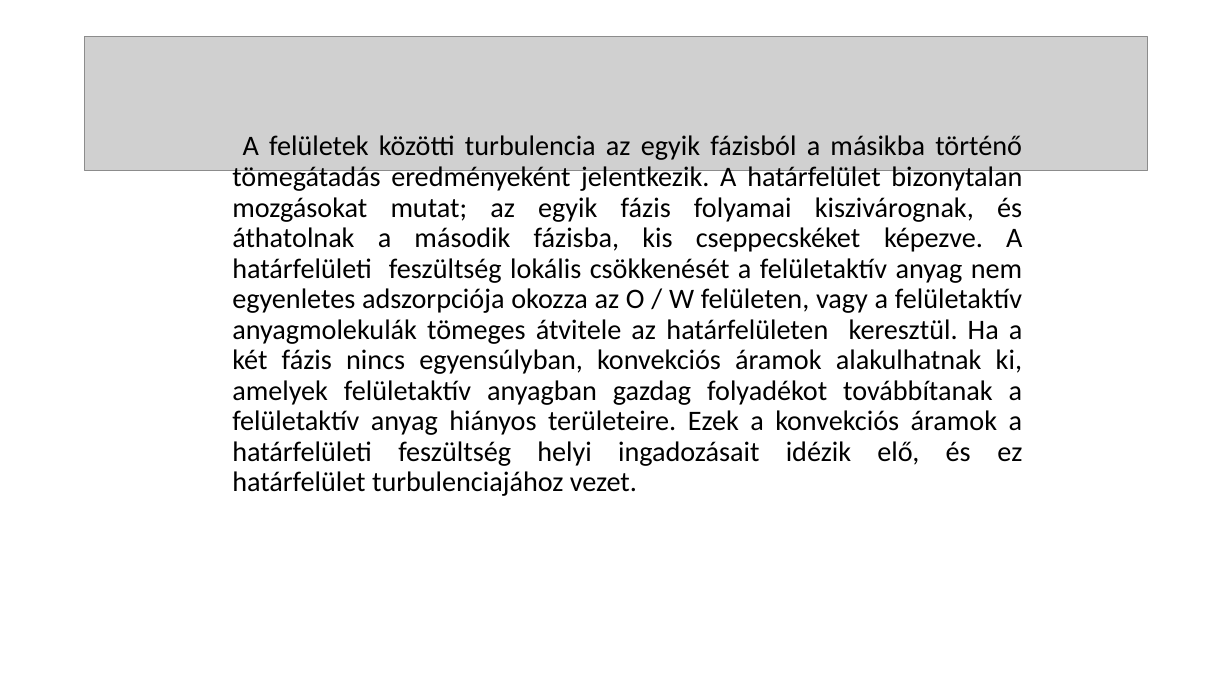
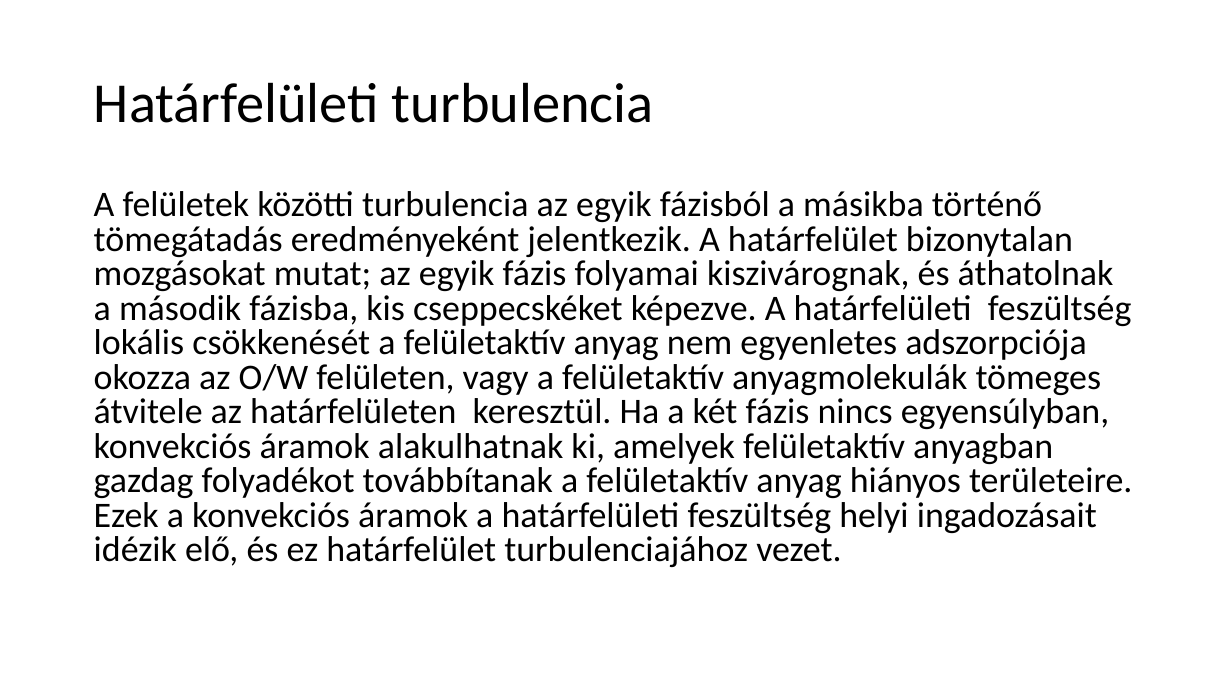
Before and after one commit to LilianaBohus/chemistry-presenations, a slide deck: slide 39 of oil-based-suspensions.ppt (slide 40 before the commit). Drawn at 1232x693 pixels with LibreOffice and Linux fonts; fonts in the diff are those of the drawing; grey boxes stand for pictures. Boxes give left, top, right and bottom in pixels: in the first picture for what was removed or moved away, otherwise in the second. Text is boxed around its words. In the diff, an @@ line names an element or a change of style, - is before the commit and + after.

```diff
--- a/oil-based-suspensions.ppt
+++ b/oil-based-suspensions.ppt
@@ picture removed at <box>85,37,1147,171</box> @@
@@ title added at <box>94,82,654,123</box>, 44 pt, text #000000 @@
+Határfelületi turbulencia
@@ text at <box>94,191,1132,567</box>: text changed; size 22 to 28 pt @@
-A felületek közötti turbulencia az egyik fázisból a másikba történő tömegátadás eredményeként jelentkezik. A határfelület bizonytalan mozgásokat mutat; az egyik fázis folyamai kiszivárognak, és áthatolnak a második fázisba, kis cseppecskéket képezve. A határfelületi feszültség lokális csökkenését a felületaktív anyag nem egyenletes adszorpciója okozza az O / W felületen, vagy a felületaktív anyagmolekulák tömeges átvitele az határfelületen keresztül. Ha a két fázis nincs egyensúlyban, konvekciós áramok alakulhatnak ki, amelyek felületaktív anyagban gazdag folyadékot továbbítanak a felületaktív anyag hiányos területeire. Ezek a konvekciós áramok a határfelületi feszültség helyi ingadozásait idézik elő, és ez határfelület turbulenciajához vezet.
+A felületek közötti turbulencia az egyik fázisból a másikba történő tömegátadás eredményeként jelentkezik. A határfelület bizonytalan mozgásokat mutat; az egyik fázis folyamai kiszivárognak, és áthatolnak a második fázisba, kis cseppecskéket képezve. A határfelületi feszültség lokális csökkenését a felületaktív anyag nem egyenletes adszorpciója okozza az O/W felületen, vagy a felületaktív anyagmolekulák tömeges átvitele az határfelületen keresztül. Ha a két fázis nincs egyensúlyban, konvekciós áramok alakulhatnak ki, amelyek felületaktív anyagban gazdag folyadékot továbbítanak a felületaktív anyag hiányos területeire. Ezek a konvekciós áramok a határfelületi feszültség helyi ingadozásait idézik elő, és ez határfelület turbulenciajához vezet.
```
Also in this commit, not shown: 6 other slides changed, 1 slide removed.
